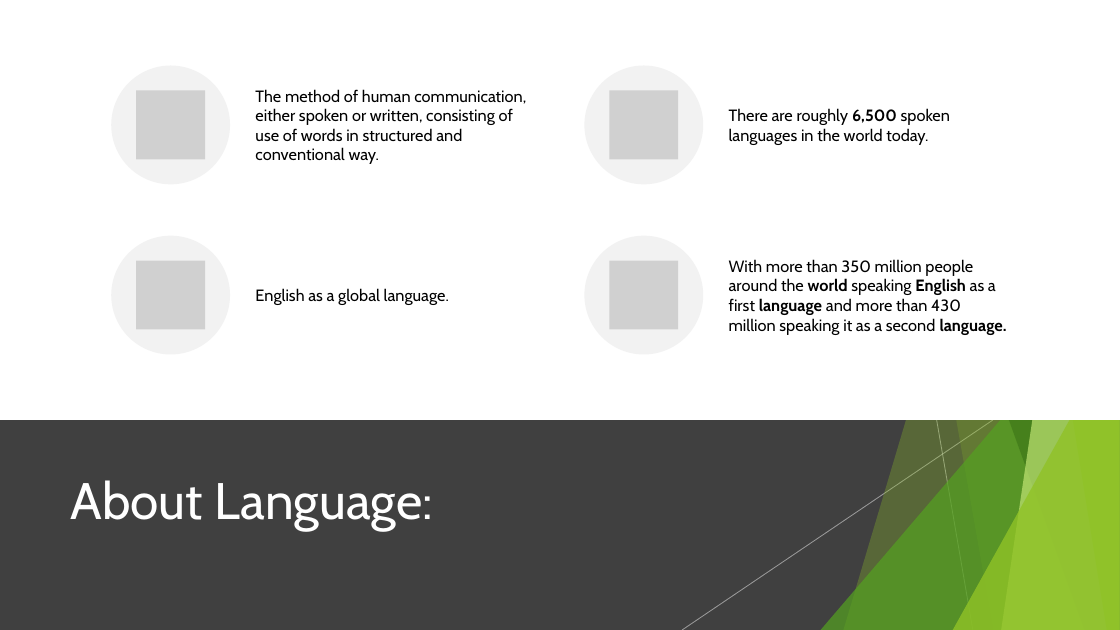
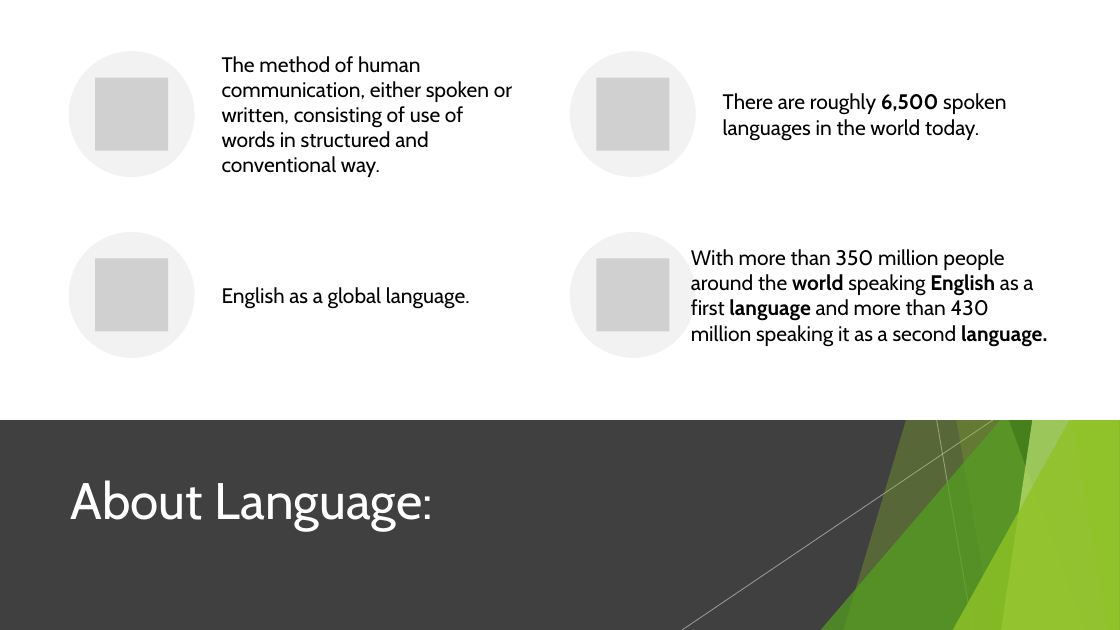
Before and after one commit to sandipgoswami/Mythesis, a slide deck: slide 3 of Sign language/Defence PPT/Sandip-thesis.pptx. Drawn at 1120x630 pixels with LibreOffice and Linux fonts; fonts in the diff are those of the drawing; grey boxes stand for pictures. Boxes give left, top, right and bottom in pixels: in the first picture for what was removed or moved away, otherwise in the second. Text is boxed around its words. In the diff, an @@ line names an element or a change of style, - is before the commit and + after.

```diff
--- a/Sign language/Defence PPT/Sandip-thesis.pptx
+++ b/Sign language/Defence PPT/Sandip-thesis.pptx
@@ ellipse: place and size @@
-ellipse at [111, 66, 229, 184]
+ellipse at [69, 51, 195, 177]
@@ size 14 to 18 pt; more space between paragraphs in 4 elements at [723, 93, 1006, 141], [222, 287, 470, 309], [691, 249, 1047, 347], [222, 56, 512, 177] @@
@@ text "The method of human communication, ...": place and size @@
-text "The method of human communication, ..." at [255, 89, 526, 164]
+text "The method of human communication, ..." at [222, 56, 512, 177]
@@ ellipse: place and size @@
-ellipse at [585, 66, 703, 184]
+ellipse at [570, 51, 696, 177]
@@ text "There are roughly 6,500 spoken ...": place and size @@
-text "There are roughly 6,500 spoken ..." at [729, 108, 950, 145]
+text "There are roughly 6,500 spoken ..." at [723, 93, 1006, 141]
@@ picture added at [95, 77, 168, 150] @@
@@ picture: place and size @@
-picture at [609, 91, 678, 160]
+picture at [597, 77, 670, 150]
@@ picture removed at [136, 91, 205, 160] @@
@@ ellipse: place and size @@
-ellipse at [111, 236, 229, 355]
+ellipse at [69, 232, 195, 358]
@@ text "English as a global language.": place and size @@
-text "English as a global language." at [255, 288, 449, 305]
+text "English as a global language." at [222, 287, 470, 309]
@@ ellipse: place and size @@
-ellipse at [585, 236, 703, 355]
+ellipse at [570, 232, 696, 358]
@@ text "With more than 350 million ...": place and size @@
-text "With more than 350 million ..." at [729, 259, 1007, 335]
+text "With more than 350 million ..." at [691, 249, 1047, 347]
@@ picture: place and size @@
-picture at [136, 260, 205, 329]
+picture at [95, 259, 168, 332]
@@ picture: place and size @@
-picture at [609, 260, 678, 329]
+picture at [597, 259, 670, 332]
```
Also in this commit, not shown: 12 other slides changed, 7 slides added, 6 other files.
